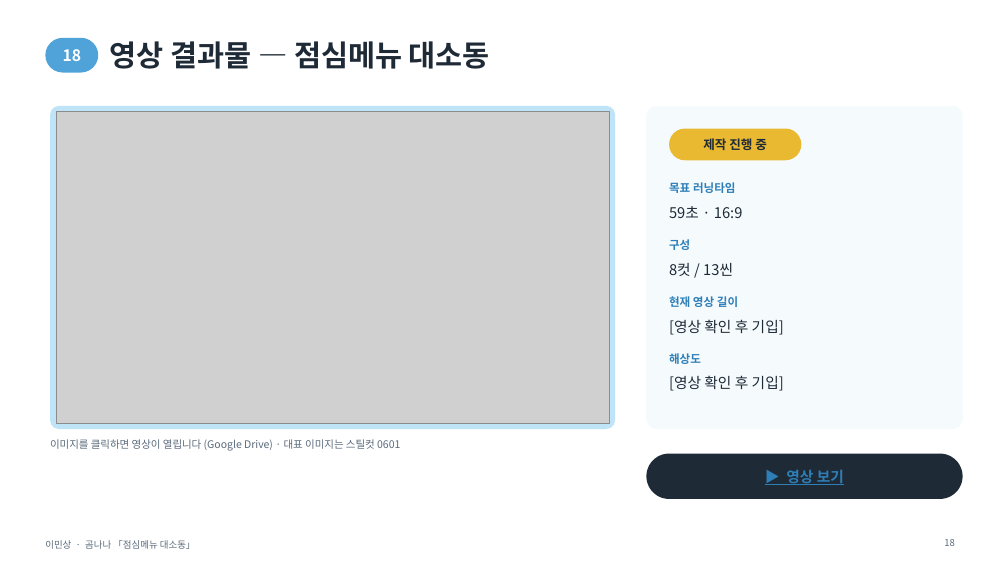
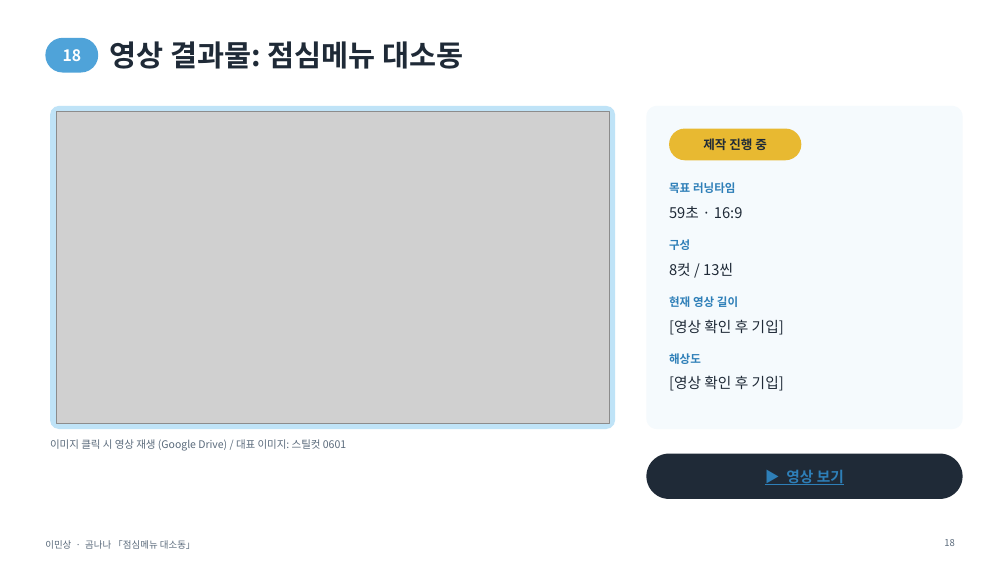
Before and after one commit to chikinx33/H-it, a slide deck: slide 18 of lms/이민상_포트폴리오.pptx. Drawn at 1008x567 pixels with LibreOffice and Linux fonts; fonts in the diff are those of the drawing; grey boxes stand for pictures. Boxes give left, top, right and bottom in pixels: in the first picture for what was removed or moved away, otherwise in the second. Text is boxed around its words. In the diff, an @@ line names an element or a change of style, - is before the commit and + after.

```diff
--- a/lms/이민상_포트폴리오.pptx
+++ b/lms/이민상_포트폴리오.pptx
@@ title at (110,41,463,69): text changed @@
-영상 결과물 — 점심메뉴 대소동
+영상 결과물: 점심메뉴 대소동
@@ text at (50,439,346,451): text changed @@
-이미지를 클릭하면 영상이 열립니다 (Google Drive) · 대표 이미지는 스틸컷 0601
+이미지 클릭 시 영상 재생 (Google Drive) / 대표 이미지: 스틸컷 0601
```
Also in this commit, not shown: 20 other slides changed, 7 other files.
